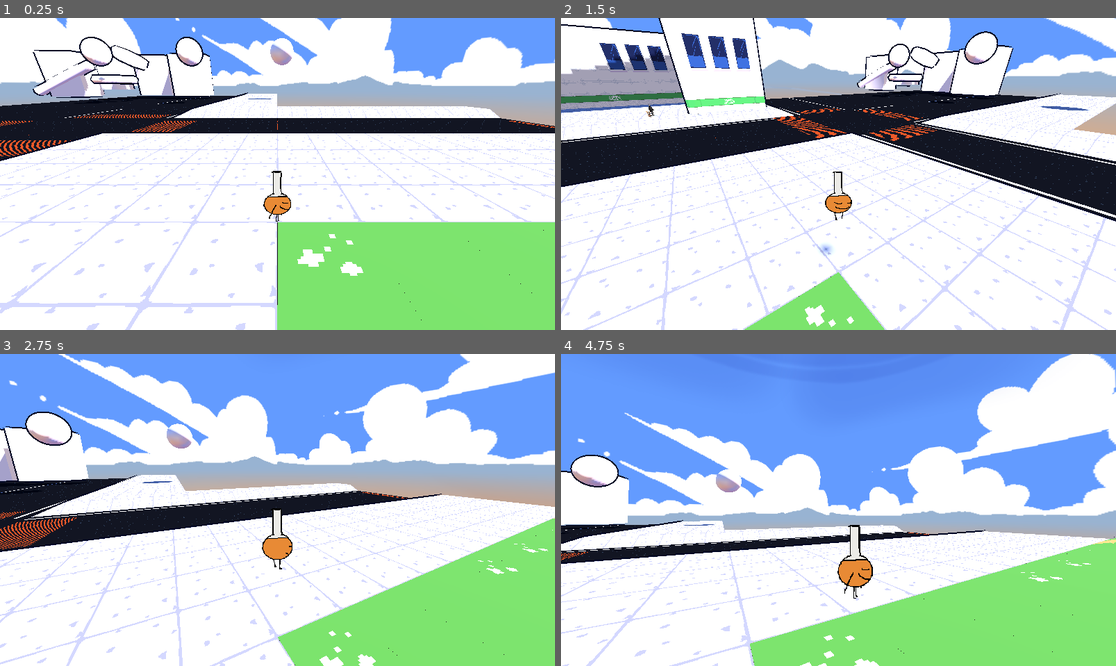
Above: before the commit, frames 1-4 (two rows, left to right).
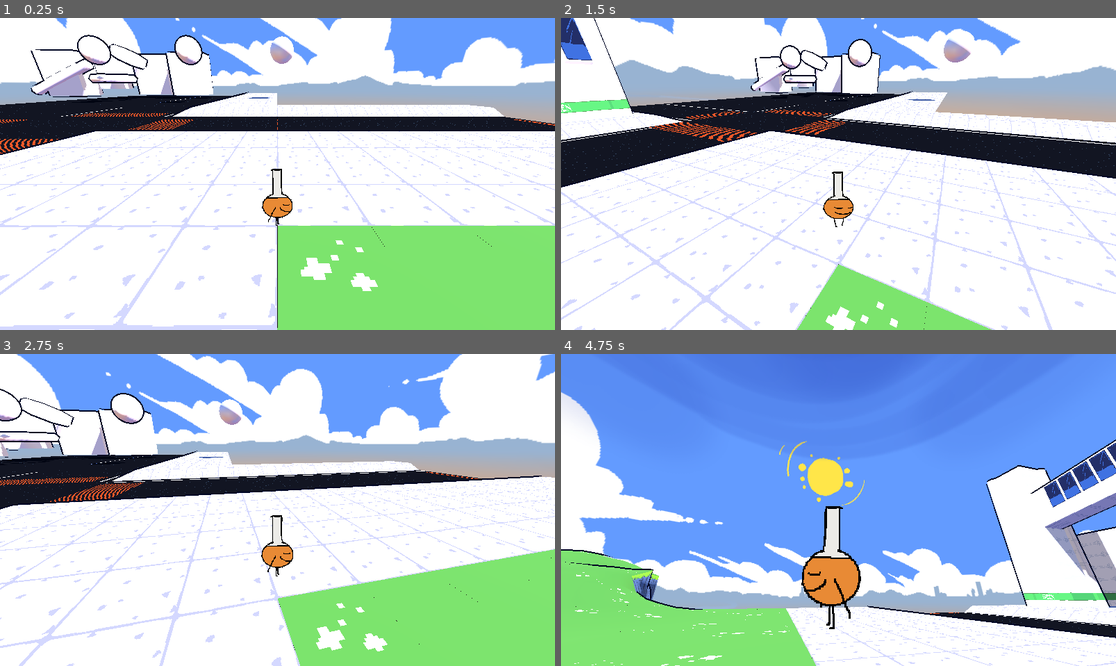
Above: after the commit, the same moments.

Repository: ToxicPoison/flask-quest-v2
Game: Godot game, scene res://level/test/test-basic/3dMain.tscn
Same seed, same stepped clock (60 frames per second), same inputs: the game is played once before the commit and once after it. The project has no main scene, so this scene is started directly.
Inputs (mouse positions are in pixels of both pictures, inside the frame that each line leads up to):
- Up to frame 1 (0.25 s): no input
- Up to frame 2 (1.5 s): tap Enter (ui_accept) at 0.5 s; move the mouse to (866, 174) at 0.52 s; hold Shift (run) 0.53-1.28 s; hold Up (ui_up) from 0.53 s (still down); tap Space (jump) at 0.77, 0.8, 1.07, 1.35 s; move the mouse to (810, 174) at 1.27 s
- Up to frame 3 (2.75 s): keep holding Up (ui_up); tap Space (jump) at 1.52, 1.82, 2.3 s; tap Shift (run) at 1.55 s; move the mouse to (288, 503) at 2.02 s; hold Shift (run) from 2.03 s (still down)
- Up to frame 4 (4.75 s): move the mouse to (832, 516) at 2.77 s; release Shift (run) at 2.78 s; tap Shift (run) at 2.85, 4.35 s; tap Space (jump) at 3.02, 3.32, 3.6, 3.77, 4.07, 4.52 s; move the mouse to (877, 513) at 3.52 s; tap Escape (ui_cancel) at 4.15 s; move the mouse to (672, 463) at 4.27 s; release Up (ui_up) at 4.28 s; hold A (left) from 4.28 s (still down)

The runs differ from the first frame. In frame 1, 12% of the frame differs, in the area x 0-100%, y 5-100%; in frame 2, 37%; in frame 3, 44%; in frame 4, 62%, in the area x 0-100%, y 0-100%.

Commit message:
Fixed camera, added controller support

Diff:
--- a/level/test/test-basic/3dMain.tscn
+++ b/level/test/test-basic/3dMain.tscn
@@ -43,6 +43,7 @@
 material = ExtResource("1_rtgu4")
 
 [node name="Player" parent="." instance=ExtResource("2_kl3lj")]
+air_friction = 0.99
 
 [node name="StaticBody3D" type="StaticBody3D" parent="."]
 visible = false
--- a/orbit_camera.tscn
+++ b/orbit_camera.tscn
@@ -11,3 +11,4 @@
 transform = Transform3D(1, 0, 0, 0, 0.917678, 0.397324, 0, -0.397324, 0.917678, 0, 0, 0)
 
 [node name="Camera3D" type="Camera3D" parent="CamPos"]
+transform = Transform3D(1, 0, 0, 0, 1, -2.98023e-08, 0, 2.98023e-08, 1, 0, -0.0381217, -0.507426)
--- a/player/CharacterBody3D.gd
+++ b/player/CharacterBody3D.gd
@@ -10,8 +10,8 @@
 
 
 @export var run_accel = 0.05
-@export_range(0, 1) var def_friction = 0.1
-@export_range(0, 1) var run_friction = 0.84
+@export_range(0, 1) var def_friction = 0.04
+@export_range(0, 1) var run_friction = 0.3
 @export_range(0, 1) var rotation_speed = 0.2
 @export var rotation_slowdown = 10.0
 @export var anim_speed = 0.2
@@ -37,12 +37,14 @@
 
 var landed := true
 var jump_time := -10
-@export var jump_vel_def := 6.0
+## Vertical speed you jump at
+@export var jump_vel_def := 5.0
 var jump_vel := 0.0
 @export var jump_falloff = 0.7
-@export var jump_speed_multiplier_def = 2.0
-@export var air_friction = 0.98
-@export var air_speed = 0.5
+## Horizontal speed is multiplied by this number after jumping
+@export var jump_speed_multiplier_def = 1.0
+@export var air_friction = 0.95
+@export var air_speed = 0.1
 var jump_spd := 1.0
 
 var animation = "Toward"
@@ -55,8 +57,10 @@
 	# Get the angle between the camera and the player
 	# Get the currently active camera
 	var camera = get_viewport().get_camera_3d()
-	var camera_angle = -camera.global_transform.basis.y.normalized()
-	var camera_angle_flattened = Vector2(camera_angle.x, camera_angle.z).normalized()
+	var camera_angle = Vector3(1.0, 0.0, 0.0)
+	if camera:
+		camera_angle = camera.global_transform.basis.z
+	var camera_angle_flattened = Vector2(camera_angle.x, camera_angle.z)
 	var input_angle = camera_angle_flattened.angle()
 
 	input_direction = input_direction.rotated(input_angle - PI/2)
--- a/player/SpringArm3D.gd
+++ b/player/SpringArm3D.gd
@@ -1,9 +1,11 @@
 extends SpringArm3D
 
 
-var mouse_sens := 0.01
-var min_pitch_deg := -25
-var max_pitch_deg := 25
+var mouse_sens := 0.005
+# This is in addition to the camera's initial rotation:
+var min_pitch_deg := -25 # Negative = looking down.
+var max_pitch_deg := 50
+
 var cam_min_pitch_deg := -70
 var cam_max_pitch_deg := 70
 var rig_rot_speed := 0.8
@@ -23,23 +25,21 @@
 	Input.mouse_mode = Input.MOUSE_MODE_CAPTURED
 
 
-func _input(event):
+func _unhandled_input(event):
 	if event is InputEventMouseMotion:
 		target_rot.y -= event.relative.x * mouse_sens
 		target_rot.y = wrapf(target_rot.y,0.0,TAU)
 
 		target_rot.x -= event.relative.y * mouse_sens
 		target_rot.x = clamp(target_rot.x, deg_to_rad(min_pitch_deg), deg_to_rad(max_pitch_deg))
-#		target_rot = Vector2(clamp(all_rot.x, deg_to_rad(min_pitch_deg), deg_to_rad(max_pitch_deg)), all_rot.y)
-#		if all_rot.x > deg_to_rad(max_pitch_deg):
-#			cam_target_rot.x = all_rot.x - cam_max_pitch_deg
-#		elif all_rot.x < deg_to_rad(min_pitch_deg):
-#			cam_target_rot.x = all_rot.x + cam_min_pitch_deg
 
 
 
 	if event.is_action_pressed("ui_cancel"):
-		Input.mouse_mode = Input.MOUSE_MODE_VISIBLE
+		var i = Input.MOUSE_MODE_VISIBLE
+		if Input.mouse_mode == i:
+			i = Input.MOUSE_MODE_CAPTURED
+		Input.mouse_mode = i
 
 
 func _physics_process(delta):
--- a/player/player.tscn
+++ b/player/player.tscn
@@ -382,7 +382,7 @@
 alpha_cut = 1
 texture_filter = 0
 sprite_frames = SubResource("SpriteFrames_jsgtm")
-animation = &"AL"
+animation = &"Toward"
 autoplay = "AwayIdle"
 
 [node name="CollisionShape3D" type="CollisionShape3D" parent="."]
--- a/project.godot
+++ b/project.godot
@@ -47,31 +47,41 @@
 up={
 "deadzone": 0.5,
 "events": [Object(InputEventKey,"resource_local_to_scene":false,"resource_name":"","device":-1,"window_id":0,"alt_press …(192 unchanged characters)…
+, Object(InputEventJoypadMotion,"resource_local_to_scene":false,"resource_name":"","device":-1,"axis":1,"axis_value":-1.0,"script":null)
+, Object(InputEventJoypadButton,"resource_local_to_scene":false,"resource_name":"","device":-1,"button_index":11,"pressure":0.0,"pressed":true,"script":null)
 ]
 }
 right={
 "deadzone": 0.5,
 "events": [Object(InputEventKey,"resource_local_to_scene":false,"resource_name":"","device":-1,"window_id":0,"alt_press …(192 unchanged characters)…
+, Object(InputEventJoypadMotion,"resource_local_to_scene":false,"resource_name":"","device":-1,"axis":0,"axis_value":1.0,"script":null)
+, Object(InputEventJoypadButton,"resource_local_to_scene":false,"resource_name":"","device":-1,"button_index":14,"pressure":0.0,"pressed":true,"script":null)
 ]
 }
 down={
 "deadzone": 0.5,
 "events": [Object(InputEventKey,"resource_local_to_scene":false,"resource_name":"","device":-1,"window_id":0,"alt_press …(192 unchanged characters)…
+, Object(InputEventJoypadButton,"resource_local_to_scene":false,"resource_name":"","device":-1,"button_index":12,"pressure":0.0,"pressed":true,"script":null)
+, Object(InputEventJoypadMotion,"resource_local_to_scene":false,"resource_name":"","device":-1,"axis":1,"axis_value":1.0,"script":null)
 ]
 }
 left={
 "deadzone": 0.5,
 "events": [Object(InputEventKey,"resource_local_to_scene":false,"resource_name":"","device":-1,"window_id":0,"alt_press …(191 unchanged characters)…
+, Object(InputEventJoypadMotion,"resource_local_to_scene":false,"resource_name":"","device":-1,"axis":0,"axis_value":-1.0,"script":null)
+, Object(InputEventJoypadButton,"resource_local_to_scene":false,"resource_name":"","device":-1,"button_index":13,"pressure":0.0,"pressed":true,"script":null)
 ]
 }
 run={
 "deadzone": 0.5,
 "events": [Object(InputEventKey,"resource_local_to_scene":false,"resource_name":"","device":-1,"window_id":0,"alt_press …(195 unchanged characters)…
+, Object(InputEventJoypadMotion,"resource_local_to_scene":false,"resource_name":"","device":-1,"axis":5,"axis_value":1.0,"script":null)
 ]
 }
 jump={
 "deadzone": 0.5,
 "events": [Object(InputEventKey,"resource_local_to_scene":false,"resource_name":"","device":-1,"window_id":0,"alt_press …(191 unchanged characters)…
+, Object(InputEventJoypadButton,"resource_local_to_scene":false,"resource_name":"","device":-1,"button_index":0,"pressure":0.0,"pressed":true,"script":null)
 ]
 }
 
